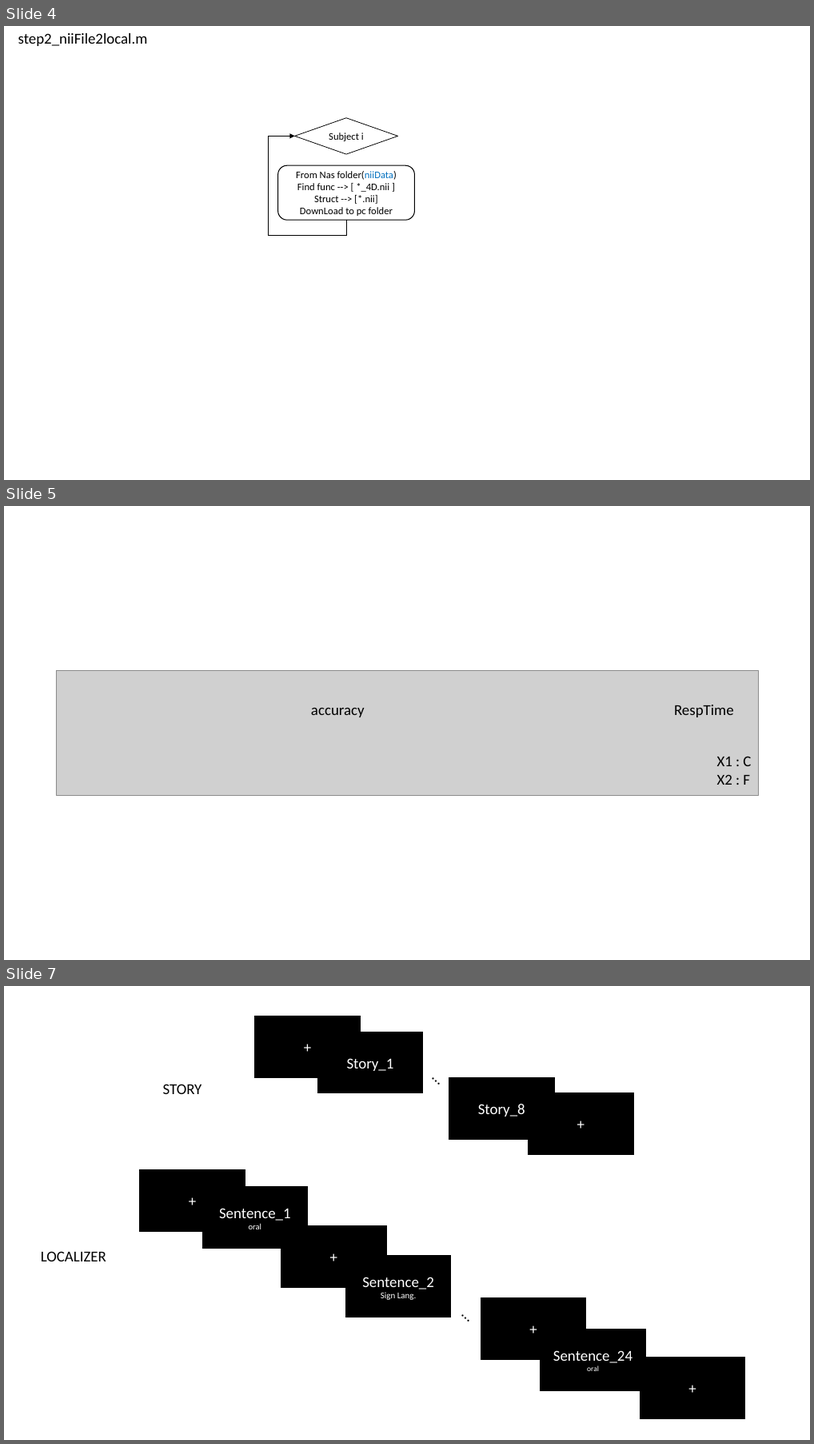
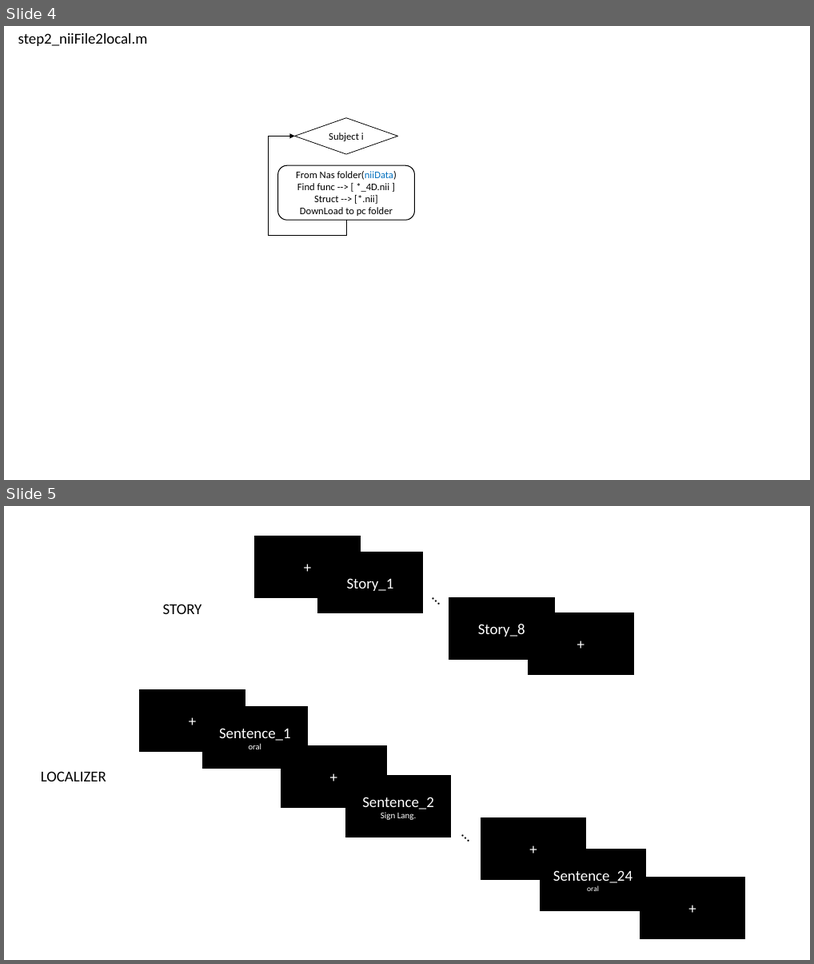
Before and after one commit to jiajeng/conn_pipline, a slide deck: process.pptx. Shown one above the other, each under a label of ours: slides 4, 5 and 7 before the commit, slides 4 and 5 after it; the slides between them are not shown. The pictures are 814x1444 and 814x964 pixels, drawn with LibreOffice and Linux fonts; fonts in the diff are those of the drawing; grey boxes stand for pictures. Boxes give left, top, right and bottom in pixels: in the first picture for what was removed or moved away, otherwise in the second. Text is boxed around its words. In the diff, an @@ line names an element or a change of style, - is before the commit and + after.

```diff
--- a/process.pptx
+++ b/process.pptx
@@ slide 5 removed at (x1=4, y1=506, x2=810, y2=960), background #FFFFFF @@
@@ picture removed at (x1=56, y1=671, x2=759, y2=795) @@
@@ text removed at (x1=311, y1=708, x2=365, y2=717) @@
-accuracy
@@ text removed at (x1=674, y1=704, x2=734, y2=717) @@
-RespTime
@@ text removed at (x1=718, y1=756, x2=751, y2=784) @@
-X1 : C
-X2 : F
@@ what was slide 7 is now slide 5 @@
```
Also in this commit, not shown: 1 slide changed, 1 slide added, 1 other slide removed, 1 other file.
